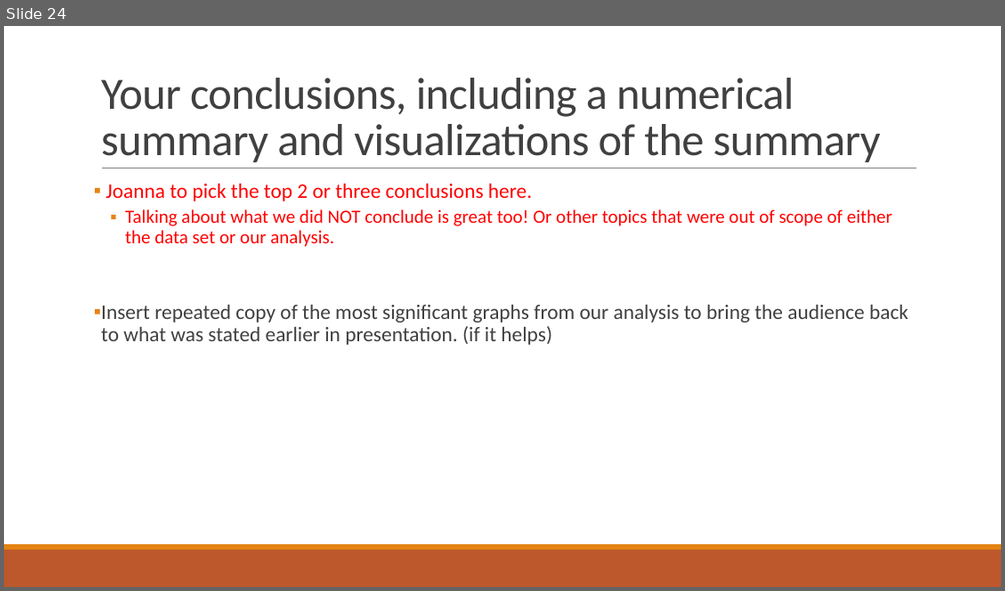
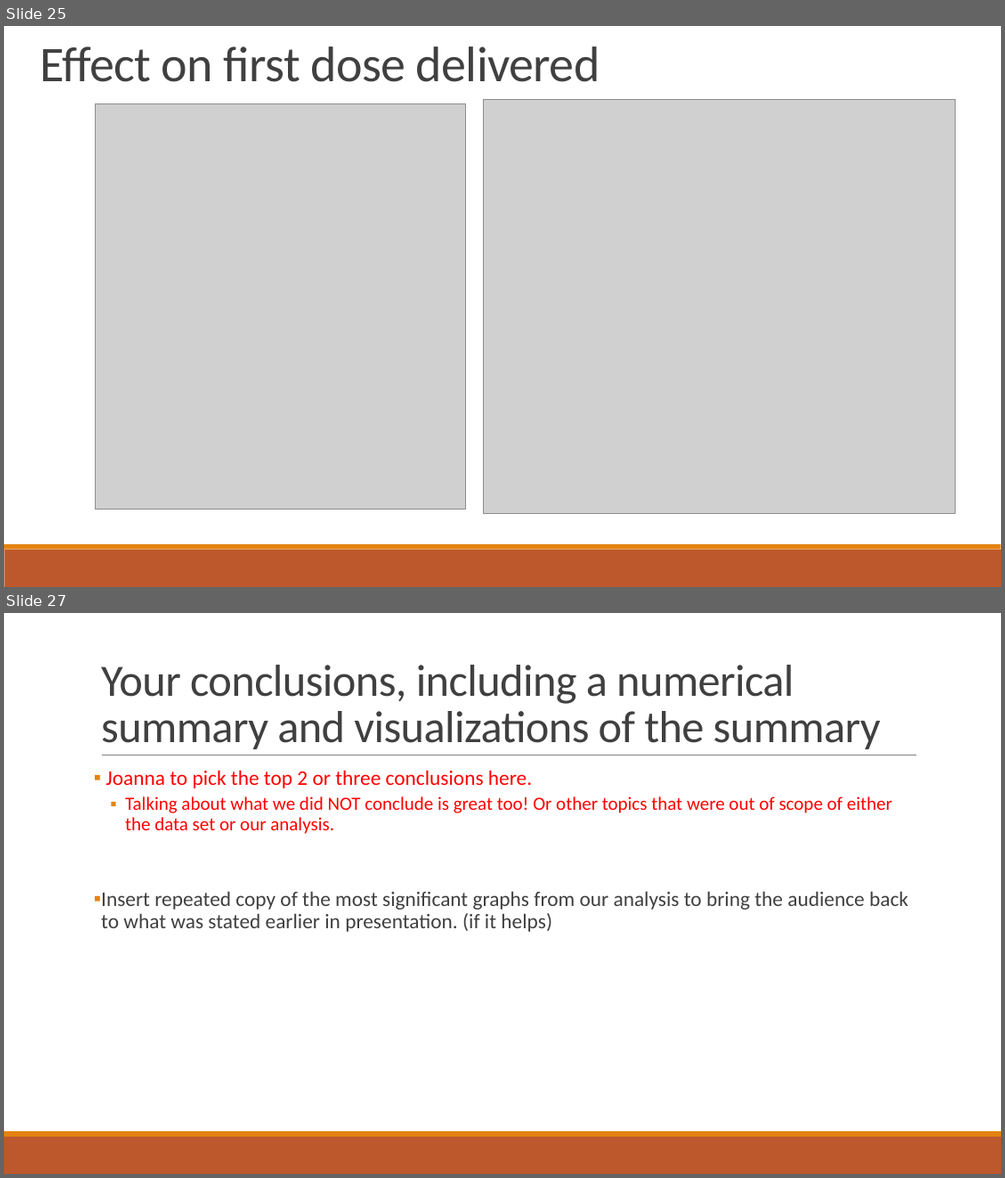
Before and after one commit to Evdawg/Project_1_Covid_Data, a slide deck: Project notes.pptx. Shown one above the other, each under a label of ours: slide 24 before the commit, slides 25 and 27 after it; the slides between them are not shown. The pictures are 1005x591 and 1005x1178 pixels, drawn with LibreOffice and Linux fonts; fonts in the diff are those of the drawing; grey boxes stand for pictures. Boxes give left, top, right and bottom in pixels: in the first picture for what was removed or moved away, otherwise in the second. Text is boxed around its words. In the diff, an @@ line names an element or a change of style, - is before the commit and + after.

```diff
--- a/Project notes.pptx
+++ b/Project notes.pptx
@@ slide 25 added at [4, 26, 1001, 587], background #FFFFFF; not listed: 2 template elements that a slide beside it also shows @@
@@ text added at [40, 46, 600, 82], 48 pt, text #404040 @@
+Effect on first dose delivered
@@ picture added at [96, 103, 465, 508] @@
@@ picture added at [484, 99, 955, 513] @@
@@ what was slide 24 is now slide 27 @@
```
Also in this commit, not shown: 3 other slides added, 1 slide removed, 1 other file.
